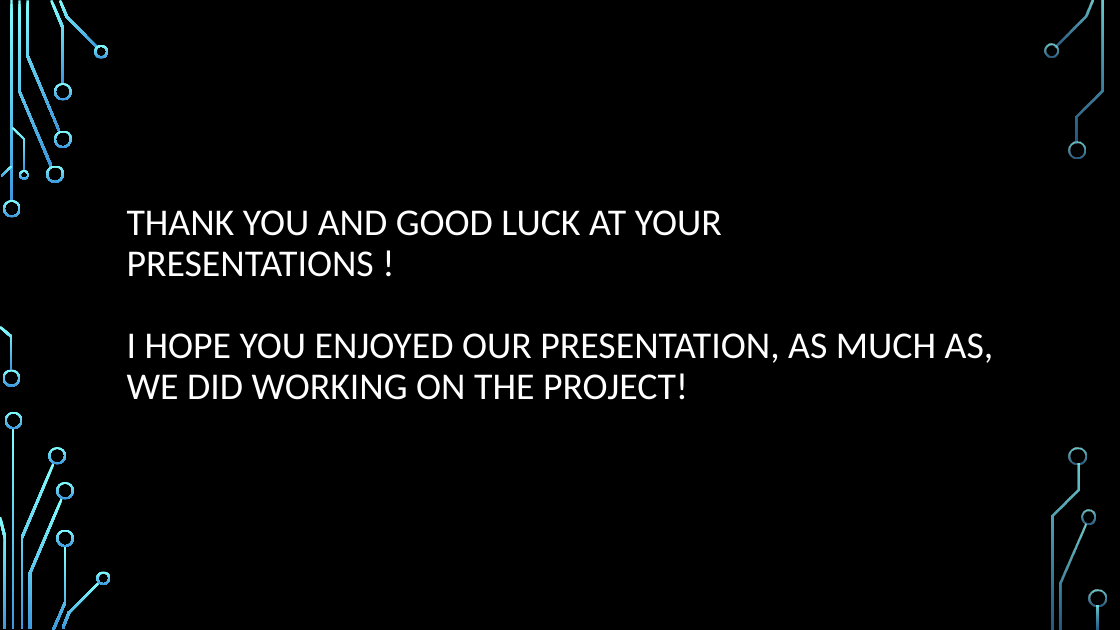
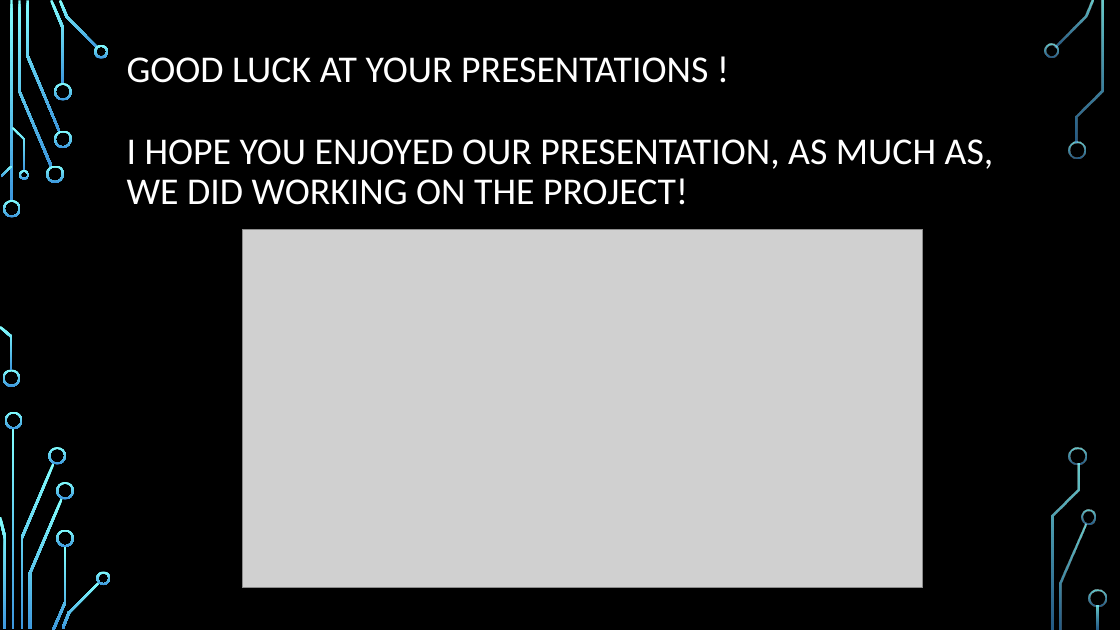
Before and after one commit to loritta/java2-familybei, a slide deck: slide 14 of Presentation_TP_Larisa_evening.pptx. Drawn at 1120x630 pixels with LibreOffice and Linux fonts; fonts in the diff are those of the drawing; grey boxes stand for pictures; background and template pictures are left out. Boxes give left, top, right and bottom in pixels: in the first picture for what was removed or moved away, otherwise in the second. Text is boxed around its words. In the diff, an @@ line names an element or a change of style, - is before the commit and + after.

```diff
--- a/Presentation_TP_Larisa_evening.pptx
+++ b/Presentation_TP_Larisa_evening.pptx
@@ title at (127, 57, 994, 205): text changed @@
-THANK YOU AND GOOD LUCK AT YOUR
-PRESENTATIONS !
-I HOPE YOU ENJOYED OUR PRESENTATION, AS MUCH AS, WE DID WORKING ON THE PROJECT!
+GOOD LUCK AT YOUR PRESENTATIONS !
+I HOPE YOU ENJOYED OUR PRESENTATION, AS MUCH AS, WE DID WORKING ON THE PROJECT!
@@ picture added at (242, 229, 923, 587) @@
```
Also in this commit, not shown: 4 other slides changed, 5 other files.
